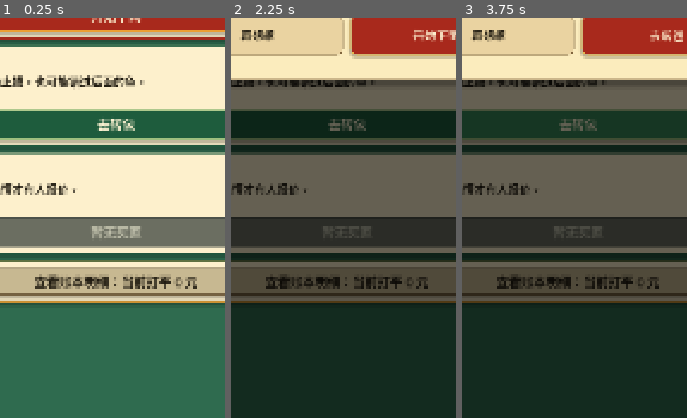
Above: before the commit, frames 1-3 (left to right).
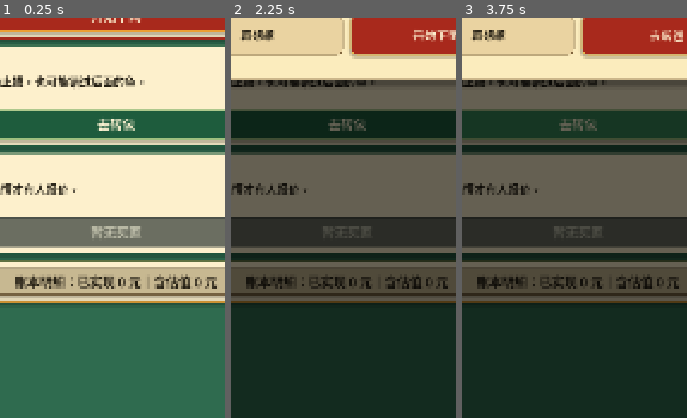
Above: after the commit, the same moments.

Repository: shawnlee6701/fishpond
Game: Godot game, scene res://scenes/AfterContractChoice.tscn
Same seed, same stepped clock (60 frames per second), same inputs: the game is played once before the commit and once after it. This scene is started directly instead of the project's main scene.
Inputs:
- Up to frame 1 (0.25 s): no input
- Up to frame 2 (2.25 s): click "开始下网" at 0.5 s; click "再想想" at 1.25 s; click "开始下网" at 2 s
- Up to frame 3 (3.75 s): click "再想想" at 2.75 s; click "去转包" at 3.5 s
The pictures show only the part of the screen within x 24-74%, y 50-100%; the shares and areas given below are measured in that part.

The runs differ from the first frame. In frame 1, 2.1% of the frame differs, in the area x 6-97%, y 64-68%; in frame 2, 1.3%; in frame 3, 1.3%.

Commit message:
Refine owned pond ledger accordion

Diff:
--- a/scripts/after_contract_choice.gd
+++ b/scripts/after_contract_choice.gd
@@ -184,6 +184,7 @@
 @onready var ledger_accordion: PanelContainer = $SafeArea/PageLayout/ContentScroll/Content/LedgerAccordion
 @onready var ledger_toggle_button: Button = $SafeArea/PageLayout/ContentScroll/Content/LedgerAccordion/AccordionMargin/AccordionContent/LedgerToggleButton
 @onready var ledger_detail_label: Label = $SafeArea/PageLayout/ContentScroll/Content/LedgerAccordion/AccordionMargin/AccordionContent/LedgerDetailLabel
+@onready var ledger_accordion_content: VBoxContainer = $SafeArea/PageLayout/ContentScroll/Content/LedgerAccordion/AccordionMargin/AccordionContent
 @onready var work_plan_back_button: Button = $SafeArea/PageLayout/ContentScroll/Content/WorkPlanBackButton
 @onready var work_plan_scroll: ScrollContainer = $SafeArea/PageLayout/ContentScroll/Content/WorkPlanScroll
 @onready var work_plan_panel: VBoxContainer = $SafeArea/PageLayout/ContentScroll/Content/WorkPlanScroll/WorkPlanPanel
@@ -221,6 +222,8 @@
 var net_option_empty_state: Label
 var latest_net_result: Dictionary = {}
 var ledger_expanded := false
+var ledger_detail_card: PanelContainer
+var ledger_detail_content: VBoxContainer
 
 # ---- 卖一网状态机 ----
 enum SellOneNetState {
@@ -294,6 +297,7 @@
 	UIKit.style_card(ledger_accordion, UIKit.GOLD)
 	UIKit.style_button(ledger_toggle_button, "ghost")
 	UIKit.style_label(ledger_detail_label, "body_dark")
+	_create_ledger_detail_card()
 	work_plan_scroll.size_flags_vertical = Control.SIZE_EXPAND_FILL
 	work_plan_panel.size_flags_horizontal = Control.SIZE_EXPAND_FILL
 	_show_choice_page()
@@ -355,6 +359,31 @@
 			UIKit.style_label(typed_label, "body_dark")
 	UIKit.style_button(button, role)
 	button.set_meta("_future_texture_button", "button_primary.png" if role == "primary" else "button_secondary.png")
+
+func _create_ledger_detail_card() -> void:
+	if ledger_detail_card != null and is_instance_valid(ledger_detail_card):
+		return
+	ledger_detail_label.visible = false
+	ledger_detail_card = PanelContainer.new()
+	ledger_detail_card.name = "LedgerDetailCard"
+	ledger_detail_card.visible = false
+	ledger_detail_card.size_flags_horizontal = Control.SIZE_EXPAND_FILL
+	ledger_detail_card.add_theme_stylebox_override("panel", UIKit.make_style(Color(1.0, 0.96, 0.84, 0.96), Color(0.61, 0.45, 0.25, 0.65), 8, 2, false))
+	ledger_accordion_content.add_child(ledger_detail_card)
+
+	var margin := MarginContainer.new()
+	margin.name = "LedgerDetailMargin"
+	margin.add_theme_constant_override("margin_left", 12)
+	margin.add_theme_constant_override("margin_top", 10)
+	margin.add_theme_constant_override("margin_right", 12)
+	margin.add_theme_constant_override("margin_bottom", 10)
+	ledger_detail_card.add_child(margin)
+
+	ledger_detail_content = VBoxContainer.new()
+	ledger_detail_content.name = "LedgerDetailContent"
+	ledger_detail_content.add_theme_constant_override("separation", 10)
+	ledger_detail_content.size_flags_horizontal = Control.SIZE_EXPAND_FILL
+	margin.add_child(ledger_detail_content)
 
 func _create_transfer_dialog() -> void:
 	var modal := UIKit.create_modal_layer(self, "TransferModal")
@@ -840,16 +869,160 @@
 	latest_profit_label.add_theme_color_override("font_color", UIKit.GREEN if latest_net_profit > 0 else UIKit.RED if latest_net_profit < 0 else UIKit.INK)
 
 func _render_ledger_accordion() -> void:
+	var ledger := _get_ledger_display_totals()
+	var realized_profit_loss := int(ledger.get("realized_profit_loss", 0))
+	var estimated_profit_loss := int(ledger.get("estimated_profit_loss", 0))
+	ledger_toggle_button.text = "收起账本明细" if ledger_expanded else "账本明细：已实现 %s｜含估值 %s" % [
+		_format_signed_amount(realized_profit_loss),
+		_format_signed_amount(estimated_profit_loss)
+	]
+	ledger_detail_label.visible = false
+	if ledger_detail_card == null or not is_instance_valid(ledger_detail_card):
+		_create_ledger_detail_card()
+	ledger_detail_card.visible = ledger_expanded
+	if ledger_expanded:
+		_render_ledger_detail_card(ledger)
+
+func _get_ledger_display_totals() -> Dictionary:
 	var ledger := _get_current_ledger()
-	var current_profit_loss := int(ledger.get("current_profit_loss", 0))
-	var status_text := "当前打平 0 元"
-	if current_profit_loss < 0:
-		status_text = "当前亏损 %d 元" % current_profit_loss
-	elif current_profit_loss > 0:
-		status_text = "当前盈利 +%d 元" % current_profit_loss
-	ledger_toggle_button.text = "收起账本明细：%s" % status_text if ledger_expanded else "查看账本明细：%s" % status_text
-	ledger_detail_label.visible = ledger_expanded
-	ledger_detail_label.text = _build_pond_ledger() if ledger_expanded else ""
+	var fish_revenue := game_state.fish_income
+	var sell_one_net_revenue := game_state.one_net_income
+	var transfer_revenue := game_state.transfer_income
+	var other_income := 0
+	var income_total := fish_revenue + sell_one_net_revenue + transfer_revenue + other_income
+
+	var contract_cost := int(ledger.get("pond_price", 0))
+	var inspection_cost := int(ledger.get("inspection_spent", 0))
+	var net_cost_total := int(ledger.get("fishing_cost", 0))
+	var labor_cost := 0
+	var pump_cost := 0
+	var transport_cost := int(ledger.get("transport_cost", 0))
+	var other_cost := 0
+	var expense_total := contract_cost + inspection_cost + net_cost_total + labor_cost + pump_cost + transport_cost + other_cost
+
+	var realized_profit_loss := income_total - expense_total
+	var pond_remaining_estimated_value := game_state.get_current_pond_estimated_value()
+	var estimated_profit_loss := realized_profit_loss + pond_remaining_estimated_value
+	return {
+		"fish_revenue": fish_revenue,
+		"sell_one_net_revenue": sell_one_net_revenue,
+		"transfer_revenue": transfer_revenue,
+		"other_income": other_income,
+		"income_total": income_total,
+		"contract_cost": contract_cost,
+		"inspection_cost": inspection_cost,
+		"net_cost_total": net_cost_total,
+		"labor_cost": labor_cost,
+		"pump_cost": pump_cost,
+		"transport_cost": transport_cost,
+		"other_cost": other_cost,
+		"expense_total": expense_total,
+		"realized_profit_loss": realized_profit_loss,
+		"pond_remaining_estimated_value": pond_remaining_estimated_value,
+		"estimated_profit_loss": estimated_profit_loss
+	}
+
+func _render_ledger_detail_card(ledger: Dictionary) -> void:
+	for child in ledger_detail_content.get_children():
+		child.queue_free()
+
+	ledger_detail_content.add_child(_make_ledger_section("收入", [
+		{"label": "鱼获收入", "value": int(ledger.get("fish_revenue", 0))},
+		{"label": "卖一网收入", "value": int(ledger.get("sell_one_net_revenue", 0))},
+		{"label": "转包收入", "value": int(ledger.get("transfer_revenue", 0))},
+		{"label": "其他收入", "value": int(ledger.get("other_income", 0))},
+		{"label": "收入合计", "value": int(ledger.get("income_total", 0)), "always": true, "total": true}
+	]))
+	ledger_detail_content.add_child(_make_ledger_section("支出", [
+		{"label": "承包费", "value": int(ledger.get("contract_cost", 0))},
+		{"label": "验塘费", "value": int(ledger.get("inspection_cost", 0))},
+		{"label": "下网作业费", "value": int(ledger.get("net_cost_total", 0))},
+		{"label": "人工费", "value": int(ledger.get("labor_cost", 0))},
+		{"label": "抽水费", "value": int(ledger.get("pump_cost", 0))},
+		{"label": "鱼车 / 运输费", "value": int(ledger.get("transport_cost", 0))},
+		{"label": "其他支出", "value": int(ledger.get("other_cost", 0))},
+		{"label": "支出合计", "value": int(ledger.get("expense_total", 0)), "always": true, "total": true}
+	]))
+	ledger_detail_content.add_child(_make_ledger_section("塘口估值", [
+		{"label": "塘内剩余估值", "value": int(ledger.get("pond_remaining_estimated_value", 0)), "always": true}
+	], "估值不是已入账现金，只是当前判断。"))
+	ledger_detail_content.add_child(_make_ledger_section("账本结果", [
+		{"label": "已实现盈亏", "value": int(ledger.get("realized_profit_loss", 0)), "always": true, "signed": true, "total": true},
+		{"label": "含估值盈亏", "value": int(ledger.get("estimated_profit_loss", 0)), "always": true, "signed": true, "total": true}
+	]))
+
+func _make_ledger_section(title_text: String, rows: Array, note := "") -> PanelContainer:
+	var section := PanelContainer.new()
+	section.name = "%sSection" % title_text
+	section.size_flags_horizontal = Control.SIZE_EXPAND_FILL
+	section.add_theme_stylebox_override("panel", UIKit.make_style(Color(0.98, 0.91, 0.74, 0.80), Color(0.61, 0.45, 0.25, 0.42), 8, 1, false))
+
+	var margin := MarginContainer.new()
+	margin.add_theme_constant_override("margin_left", 12)
+	margin.add_theme_constant_override("margin_top", 8)
+	margin.add_theme_constant_override("margin_right", 12)
+	margin.add_theme_constant_override("margin_bottom", 8)
+	section.add_child(margin)
+
+	var stack := VBoxContainer.new()
+	stack.add_theme_constant_override("separation", 5)
+	stack.size_flags_horizontal = Control.SIZE_EXPAND_FILL
+	margin.add_child(stack)
+
+	var title := UIKit.make_label(title_text, UIKit.FONT_SECTION, UIKit.GREEN, HORIZONTAL_ALIGNMENT_LEFT)
+	title.name = "SectionTitleLabel"
+	stack.add_child(title)
+
+	for row_variant in rows:
+		var row := row_variant as Dictionary
+		var value := int(row.get("value", 0))
+		if value == 0 and not bool(row.get("always", false)):
+			continue
+		stack.add_child(_make_ledger_row(
+			str(row.get("label", "")),
+			value,
+			bool(row.get("signed", false)),
+			bool(row.get("total", false))
+		))
+
+	if not note.is_empty():
+		var note_label := UIKit.make_label(note, UIKit.FONT_SECONDARY, UIKit.MUTED, HORIZONTAL_ALIGNMENT_LEFT)
+		note_label.name = "SectionNoteLabel"
+		stack.add_child(note_label)
+	return section
+
+func _make_ledger_row(label_text: String, amount: int, signed := false, total := false) -> HBoxContainer:
+	var row := HBoxContainer.new()
+	row.name = "LedgerRow"
+	row.add_theme_constant_override("separation", 12)
+	row.custom_minimum_size = Vector2(0, 34 if not total else 42)
+
+	var name_label := UIKit.make_label(label_text, UIKit.FONT_BODY if not total else UIKit.FONT_SECTION, UIKit.INK, HORIZONTAL_ALIGNMENT_LEFT)
+	name_label.size_flags_horizontal = Control.SIZE_EXPAND_FILL
+	name_label.vertical_alignment = VERTICAL_ALIGNMENT_CENTER
+	row.add_child(name_label)
+
+	var value_label := UIKit.make_label(_format_signed_amount(amount) if signed else "%d 元" % amount, UIKit.FONT_BODY if not total else UIKit.FONT_SECTION, _amount_color(amount) if signed else UIKit.INK, HORIZONTAL_ALIGNMENT_RIGHT)
+	value_label.name = "Value"
+	value_label.custom_minimum_size = Vector2(220, 0)
+	value_label.vertical_alignment = VERTICAL_ALIGNMENT_CENTER
+	value_label.autowrap_mode = TextServer.AUTOWRAP_OFF
+	row.add_child(value_label)
+	return row
+
+func _format_signed_amount(amount: int) -> String:
+	if amount > 0:
+		return "+%d 元" % amount
+	if amount < 0:
+		return "%d 元" % amount
+	return "0 元"
+
+func _amount_color(amount: int) -> Color:
+	if amount > 0:
+		return UIKit.GREEN
+	if amount < 0:
+		return UIKit.RED
+	return UIKit.INK
 
 func _plan_display_name(plan_id: String) -> String:
 	match plan_id:
--- a/tools/ui_flow_smoke_test.gd
+++ b/tools/ui_flow_smoke_test.gd
@@ -378,17 +378,21 @@
 		var action_section := choice_screen.find_child("ActionSection", true, false) as VBoxContainer
 		var ledger_accordion := choice_screen.find_child("LedgerAccordion", true, false) as PanelContainer
 		var ledger_detail := choice_screen.find_child("LedgerDetailLabel", true, false) as Label
+		var ledger_detail_card := choice_screen.find_child("LedgerDetailCard", true, false) as PanelContainer
 		var ledger_toggle := choice_screen.find_child("LedgerToggleButton", true, false) as Button
 		var choice_content_scroll := choice_screen.find_child("ContentScroll", true, false) as ScrollContainer
 		_check(action_section.get_index() < ledger_accordion.get_index(), "接下来操作区排在账本明细之前")
-		_check(not ledger_detail.visible and ledger_toggle.text.begins_with("查看账本明细：当前"), "账本明细默认收起且只显示当前盈亏摘要")
+		_check(not ledger_detail.visible and not ledger_detail_card.visible and ledger_toggle.text.begins_with("账本明细：已实现 ") and ledger_toggle.text.contains("｜含估值 "), "账本明细默认收起且区分已实现和含估值")
 		_check(action_section.position.y < choice_content_scroll.size.y, "完成一网后不滚动即可看到接下来怎么处理区域")
 		ledger_toggle.pressed.emit()
 		await process_frame
-		_check(ledger_detail.visible and ledger_detail.text.contains("塘口累计账") and ledger_detail.text.contains("鱼获收入"), "点击后展开完整塘口累计账")
+		var ledger_text := _collect_label_text(ledger_detail_card)
+		_check(ledger_detail_card.visible and ledger_text.contains("收入") and ledger_text.contains("支出") and ledger_text.contains("塘口估值") and ledger_text.contains("账本结果"), "点击后展开分区账本明细")
+		_check(ledger_text.contains("已实现盈亏") and ledger_text.contains("含估值盈亏") and ledger_text.contains("估值不是已入账现金"), "账本明细解释已实现与含估值口径")
+		_check(not ledger_text.contains("其他收入\n0 元") and not ledger_text.contains("人工费\n0 元") and not ledger_text.contains("抽水费\n0 元"), "账本明细默认隐藏 0 元项目")
 		choice_screen.call("_render")
 		await process_frame
-		_check(ledger_detail.visible, "手动展开账本后刷新页面不会强制收起")
+		_check(ledger_detail_card.visible, "手动展开账本后刷新页面不会强制收起")
 
 	var choice_state := choice_screen.get("game_state") as GameState
 	choice_screen.set("current_one_net_offer", ActionResolver.new(42).generate_one_net_offer(choice_state.current_pond))
@@ -590,6 +594,17 @@
 	return null
 
 
+func _collect_label_text(node: Node) -> String:
+	var lines: Array[String] = []
+	if node == null:
+		return ""
+	for child in node.find_children("*", "Label", true, false):
+		var label := child as Label
+		if label.visible:
+			lines.append(label.text)
+	return "\n".join(lines)
+
+
 func _check(condition: bool, description: String) -> void:
 	if condition:
 		print("UI_FLOW_OK: %s" % description)
